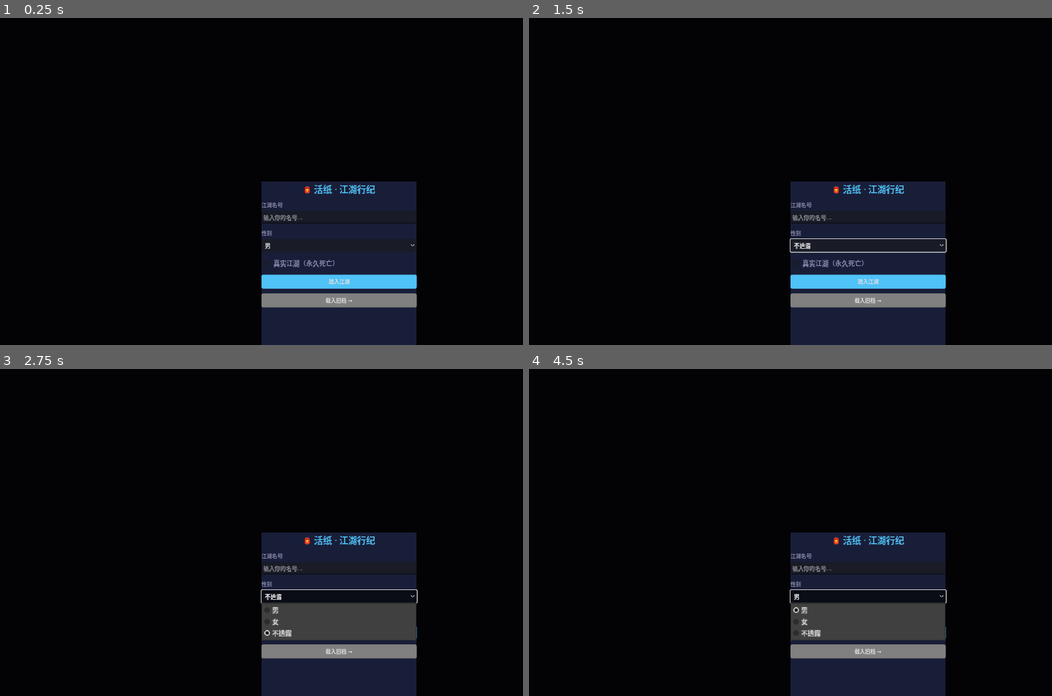
Above: before the commit, frames 1-4 (two rows, left to right).
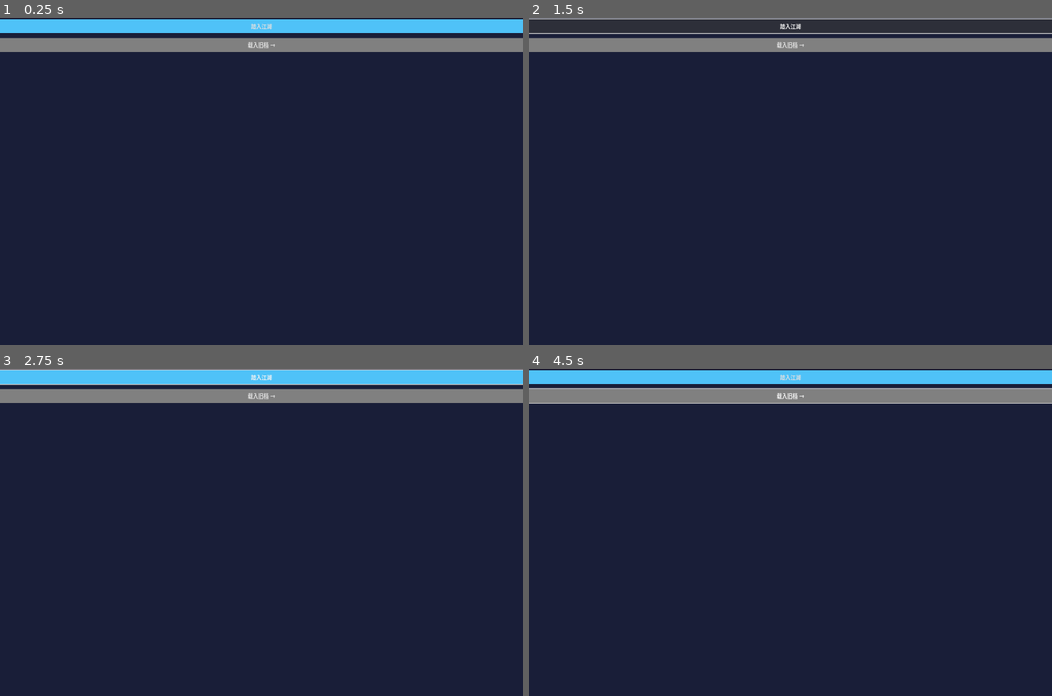
Above: after the commit, the same moments.

Repository: ZaneWilliamsMiller/ai_world_demo
Game: Godot game, scene res://scenes/game.tscn
The game is run twice, just before and just after one commit, with the same random seed, the same clock (stepped at 60 frames per second) and the same inputs.
Inputs (mouse positions are in pixels of both pictures, inside the frame that each line leads up to):
- Up to frame 1 (0.25 s): no input
- Up to frame 2 (1.5 s): click (868, 246) at 0.5 s, where only the run before the commit has a clickable "男"; click "踏入江湖" at 1.25 s
- Up to frame 3 (2.75 s): click (339, 597) at 2 s, where only the run before the commit has a clickable "不透露"
- Up to frame 4 (4.5 s): click (868, 614) at 2.75 s, where only the run before the commit has a clickable "真实江湖（永久死亡）"; click "载入旧档 →" at 3.5 s; click (868, 597) at 4.25 s, where only the run before the commit has a clickable "男"

The runs differ from the first frame. In frame 1, 88% of the frame differs, in the area x 0-100%, y 0-100%; in frame 2, 89%; in frame 3, 91%; in frame 4, 91%.
Error in both runs: Invalid call. Nonexistent function 'is_valid' in base 'Nil'. (res://scripts/api_client.gd:71)

Commit message:
fix: login panel — manual centering + overlay mouse_filter IGNORE

Diff:
--- a/godot/scripts/main_game.gd
+++ b/godot/scripts/main_game.gd
@@ -99,9 +99,21 @@
 	var overlay_bg := ColorRect.new()
 	overlay_bg.color = Color(0,0,0,0.85)
 	overlay_bg.set_anchors_preset(PRESET_FULL_RECT)
+	overlay_bg.mouse_filter = Control.MOUSE_FILTER_IGNORE  # let clicks pass through to panel
 	_login_overlay.add_child(overlay_bg)
 
-	var box := _mk_panel(Vector2(380, 450), PRESET_CENTER, _login_overlay)
+	# Manual centering — avoid PRESET_CENTER issues in non-Container parents
+	var box := Panel.new()
+	box.custom_minimum_size = Vector2(380, 450)
+	box.size = Vector2(380, 450)
+	# Center using anchors: full rect + offset to center
+	box.set_anchors_preset(PRESET_FULL_RECT)
+	box.offset_left = (box.get_parent_area_size().x - 380) / 2.0
+	box.offset_right = box.offset_left + 380
+	box.offset_top = (box.get_parent_area_size().y - 450) / 2.0
+	box.offset_bottom = box.offset_top + 450
+	_add_panel_style(box)
+	_login_overlay.add_child(box)
 	var vb := VBoxContainer.new()
 	vb.set_anchors_preset(PRESET_FULL_RECT)
 	vb.add_theme_constant_override("separation", 12)
